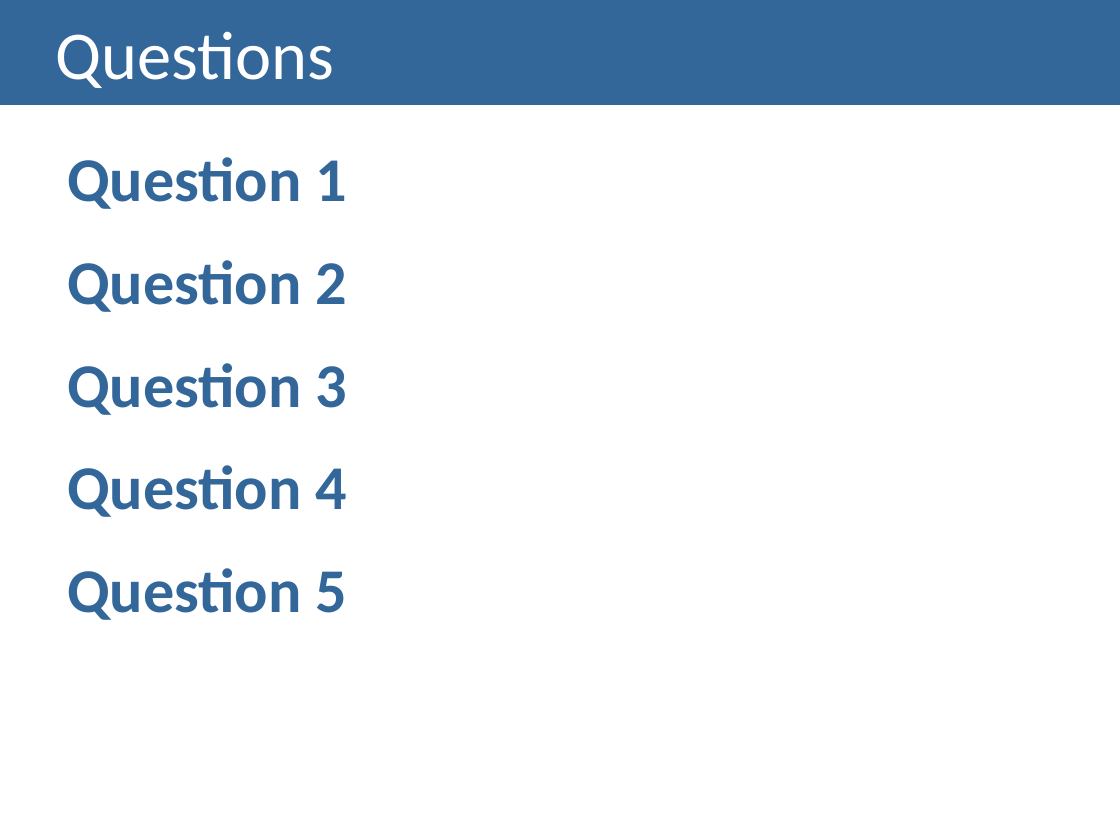
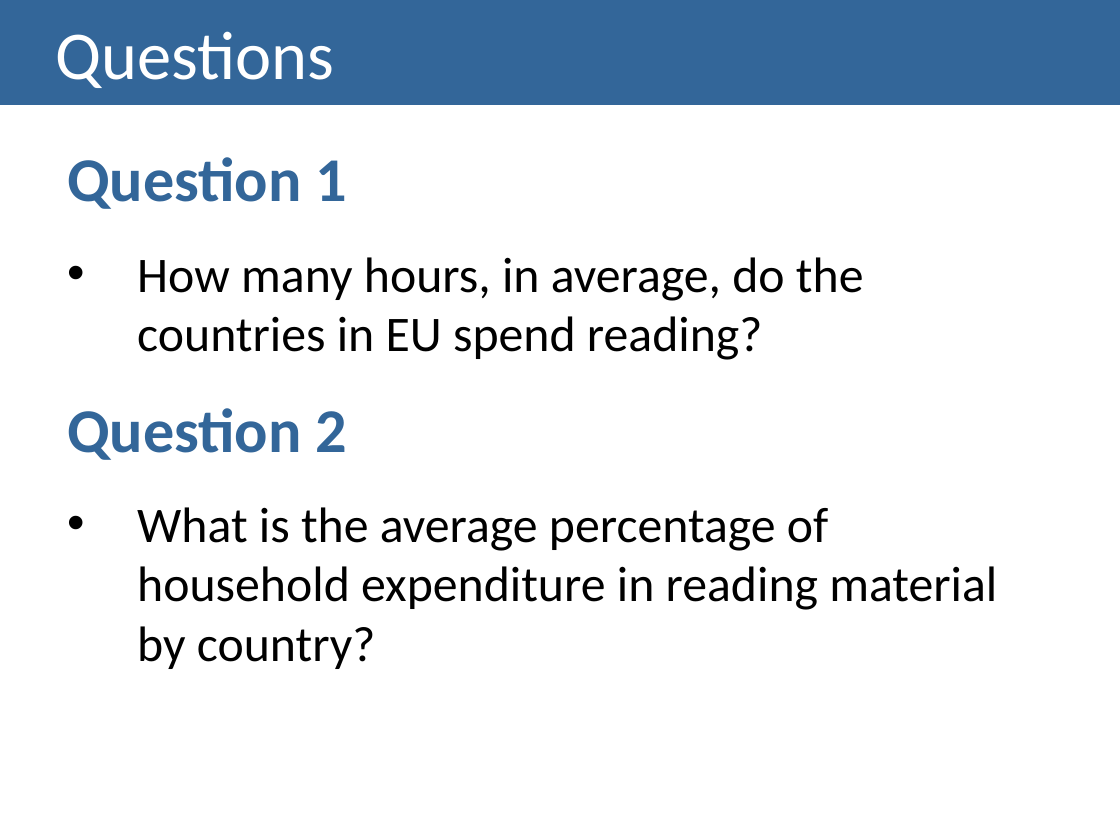
Before and after one commit to MargaridaMorais/information_visualization, a slide deck: slide 7 of First_Delivery/presentation/Lab02-PresentationTemplate.pptx. Drawn at 1120x840 pixels with LibreOffice and Linux fonts; fonts in the diff are those of the drawing. Boxes give left, top, right and bottom in pixels: in the first picture for what was removed or moved away, otherwise in the second. Text is boxed around its words. In the diff, an @@ line names an element or a change of style, - is before the commit and + after.

```diff
--- a/First_Delivery/presentation/Lab02-PresentationTemplate.pptx
+++ b/First_Delivery/presentation/Lab02-PresentationTemplate.pptx
@@ text at (x1=137, y1=257, x2=864, y2=360): paragraph added @@
+• How many hours, in average, do the countries in EU spend reading?
@@ text at (x1=137, y1=507, x2=997, y2=669): text changed; size 40 to 32 pt; text colour #336699 to #000000; bold off @@
-Question 3
-Question 4
-Question 5
+• What is the average percentage of household expenditure in reading material by country?
```
Also in this commit, not shown: 1 other slide changed, 3 slides added, 1 other file.
